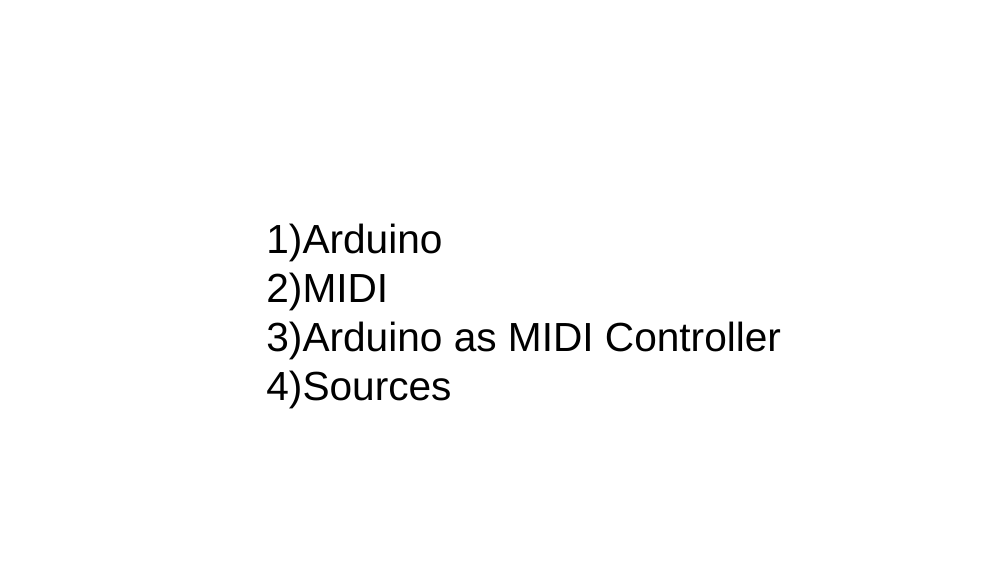
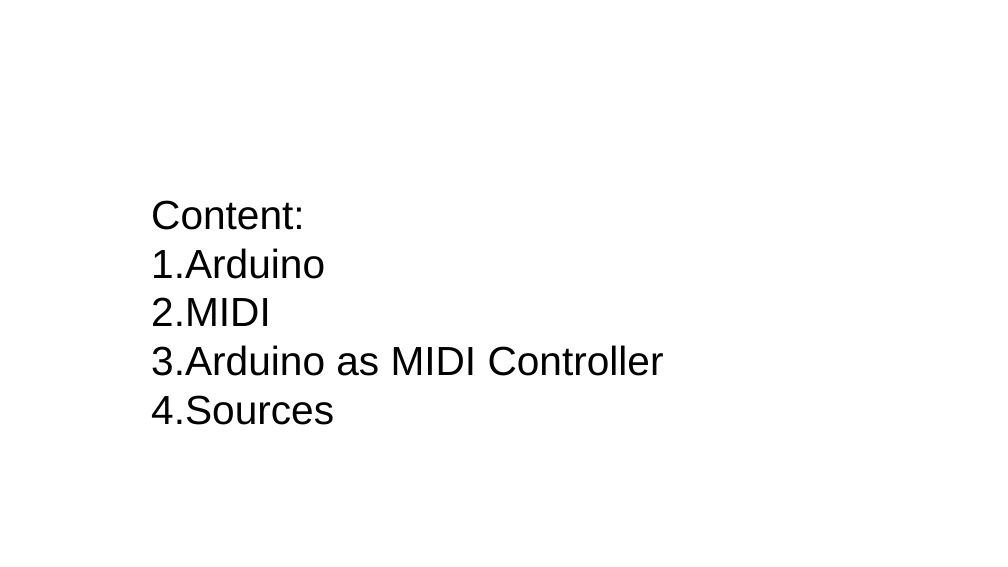
Before and after one commit to EsGeh/sgDevice, a slide deck: slide 1 of presentation/slides.odp. Drawn at 1008x567 pixels with LibreOffice and Linux fonts; fonts in the diff are those of the drawing; background and template pictures are left out. Boxes give left, top, right and bottom in pixels: in the first picture for what was removed or moved away, otherwise in the second. Text is boxed around its words. In the diff, an @@ line names an element or a change of style, - is before the commit and + after.

```diff
--- a/presentation/slides.odp
+++ b/presentation/slides.odp
@@ subtitle "Content:": place and size @@
-subtitle "Content:" at box(266, 223, 781, 407)
+subtitle "Content:" at box(151, 200, 664, 425)
@@ subtitle at box(151, 200, 305, 230): paragraph added @@
+Content:
@@ subtitle at box(151, 248, 664, 425): bullet 1) to 1. @@
```
Also in this commit, not shown: 3 other slides changed.
